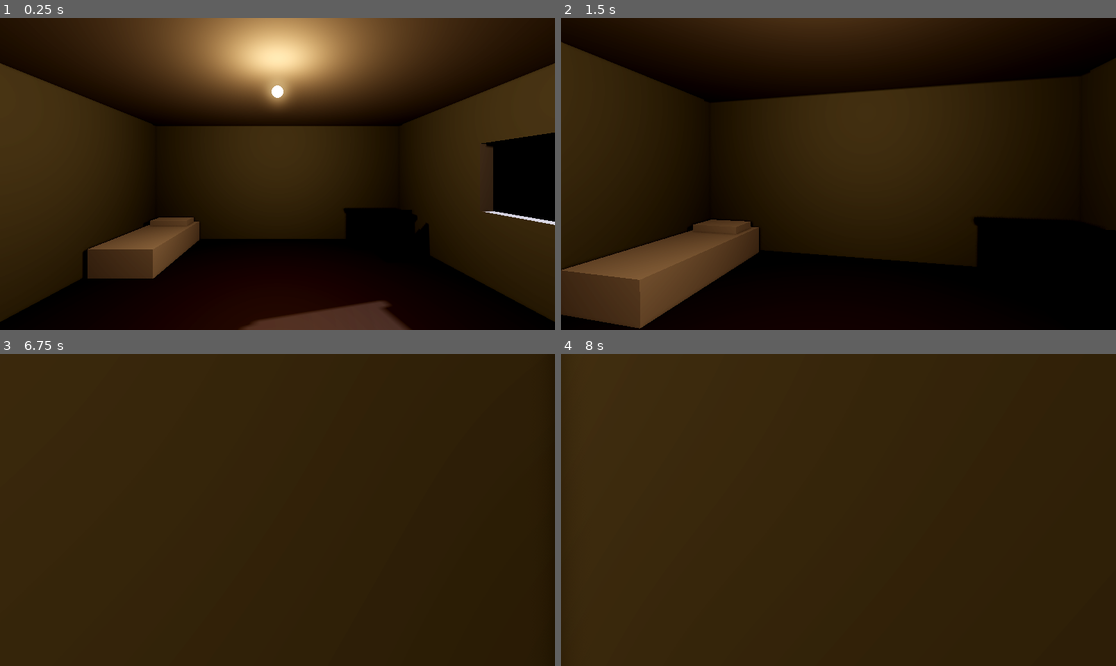
Above: before the commit, frames 1-4 (two rows, left to right).
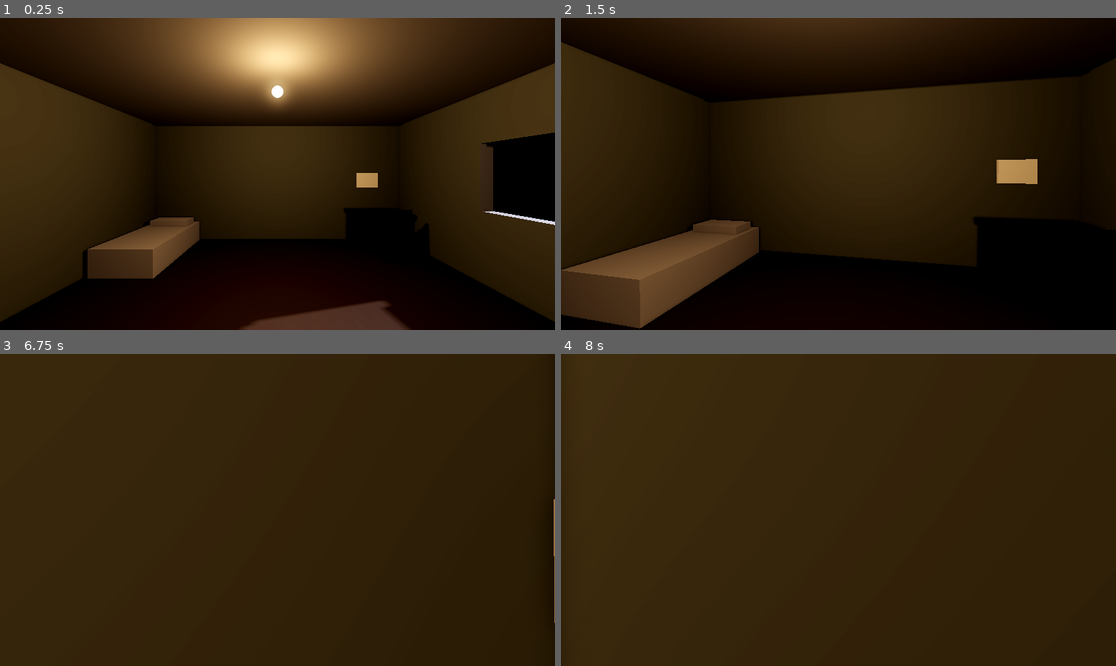
Above: after the commit, the same moments.

Repository: Iamax3/Jogo-
Game: Godot game, scene res://scenes/levels/test_room.tscn
Same seed, same stepped clock (60 frames per second), same inputs: the game is played once before the commit and once after it.
Inputs (mouse positions are in pixels of both pictures, inside the frame that each line leads up to):
- Up to frame 1 (0.25 s): no input
- Up to frame 2 (1.5 s): tap Enter at 0.5 s; move the mouse to (866, 174) at 0.52 s; hold E (interact) 0.53-1.28 s; hold W (move_forward) from 0.53 s (still down); move the mouse to (810, 174) at 1.27 s; tap Ctrl (crouch) at 1.35 s
- Up to frame 3 (6.75 s): tap E (interact) at 1.55, 2.85, 3.8, 4.35, 6.05 s; move the mouse to (288, 503) at 2.02 s; hold E (interact) 2.03-2.78 s; move the mouse to (271, 516) at 2.77 s; tap Space at 3.5, 5, 6.5 s; move the mouse to (316, 513) at 3.52 s; hold Ctrl (crouch) 3.53-4.28 s; tap Enter at 4.25, 5.75 s; move the mouse to (233, 506) at 4.27 s; move the mouse to (283, 510) at 5.02 s; hold E (interact) 5.03-5.78 s; move the mouse to (255, 503) at 5.77 s; release W (move_forward) at 5.78 s; hold D (move_right) 5.78-6.53 s; tap Ctrl (crouch) at 5.85 s; move the mouse to (305, 510) at 6.52 s; hold W (move_forward) from 6.53 s (still down); hold E (interact) from 6.53 s (still down)
- Up to frame 4 (8 s): keep holding W (move_forward); move the mouse to (810, 510) at 7.27 s; release E (interact) at 7.28 s; tap E (interact) at 7.35 s

The runs differ from the first frame. In frame 1, 0.2% of the frame differs, in the area x 64-69%, y 49-55%; in frame 2, 0.6%, in the area x 78-86%, y 45-54%; in frame 3, less than 0.1%; in frame 4, less than 0.1%.

Commit message:
T-103: integrar a interação ao jogador e nota de teste no quarto
O raio de interação passa a fazer parte do player.tscn (todas as fases
herdam), a demo deixa de adicionar uma cópia própria, e o quarto de teste
ganha um bilhete provisório pregado na parede acima da mesa.

Co-Authored-By: Claude Opus 5.5 <noreply@anthropic.com>
Claude-Session: https://claude.ai/code/session_01XLKs7HhnRkBMTdSusAVd5Y

Diff:
--- a/scenes/interactables/interaction_demo.tscn
+++ b/scenes/interactables/interaction_demo.tscn
@@ -1,7 +1,6 @@
-[gd_scene load_steps=6 format=3]
+[gd_scene load_steps=5 format=3]
 
 [ext_resource type="PackedScene" path="res://scenes/player/player.tscn" id="1"]
-[ext_resource type="PackedScene" path="res://scenes/interactables/interaction_ray.tscn" id="2"]
 [ext_resource type="PackedScene" path="res://scenes/interactables/note.tscn" id="3"]
 
 [sub_resource type="BoxMesh" id="FloorMesh"]
@@ -26,7 +25,5 @@
 
 [node name="Player" parent="." instance=ExtResource("1")]
 
-[node name="InteractionRay" parent="Player/Head/Camera3D" instance=ExtResource("2")]
-
 [node name="Note" parent="." instance=ExtResource("3")]
 position = Vector3(0, 1.6, -2)
--- a/scenes/levels/test_room.tscn
+++ b/scenes/levels/test_room.tscn
@@ -1,6 +1,7 @@
-[gd_scene load_steps=11 format=3]
+[gd_scene load_steps=12 format=3]
 
 [ext_resource type="PackedScene" path="res://scenes/player/player.tscn" id="1_player"]
+[ext_resource type="PackedScene" path="res://scenes/interactables/note.tscn" id="2_note"]
 
 [sub_resource type="Environment" id="Environment_room"]
 background_mode = 1
@@ -174,5 +175,9 @@
 size = Vector3(0.9, 2.0, 0.06)
 material = SubResource("Material_door")
 
+[node name="WallNote" parent="Furniture" instance=ExtResource("2_note")]
+transform = Transform3D(1, 0, 0, 0, 1, 0, 0, 0, 1, 2.2, 1.45, -3.97)
+examination_text = "[PROVISÓRIO] Bilhete pregado na parede.\n\nA letra é tremida, como se alguém tivesse escrito com pressa. O resto da história ainda será decidido pelo diretor."
+
 [node name="Player" parent="." instance=ExtResource("1_player")]
 transform = Transform3D(1, 0, 0, 0, 1, 0, 0, 0, 1, 0, 0, 1.5)
--- a/scenes/player/player.tscn
+++ b/scenes/player/player.tscn
@@ -1,6 +1,7 @@
-[gd_scene load_steps=4 format=3]
+[gd_scene load_steps=5 format=3]
 
 [ext_resource type="Script" path="res://scripts/player/player.gd" id="1_player"]
+[ext_resource type="PackedScene" path="res://scenes/interactables/interaction_ray.tscn" id="2_ray"]
 
 [sub_resource type="CapsuleShape3D" id="CapsuleShape3D_body"]
 resource_local_to_scene = true
@@ -26,6 +27,8 @@
 fov = 70.0
 near = 0.05
 
+[node name="InteractionRay" parent="Head/Camera3D" instance=ExtResource("2_ray")]
+
 [node name="CeilingCheck" type="ShapeCast3D" parent="."]
 transform = Transform3D(1, 0, 0, 0, 1, 0, 0, 0, 1, 0, 1.05, 0)
 shape = SubResource("CylinderShape3D_ceiling")
Not shown, changed: docs/DESIGN.md
Not shown, changed: docs/TASKS.md
